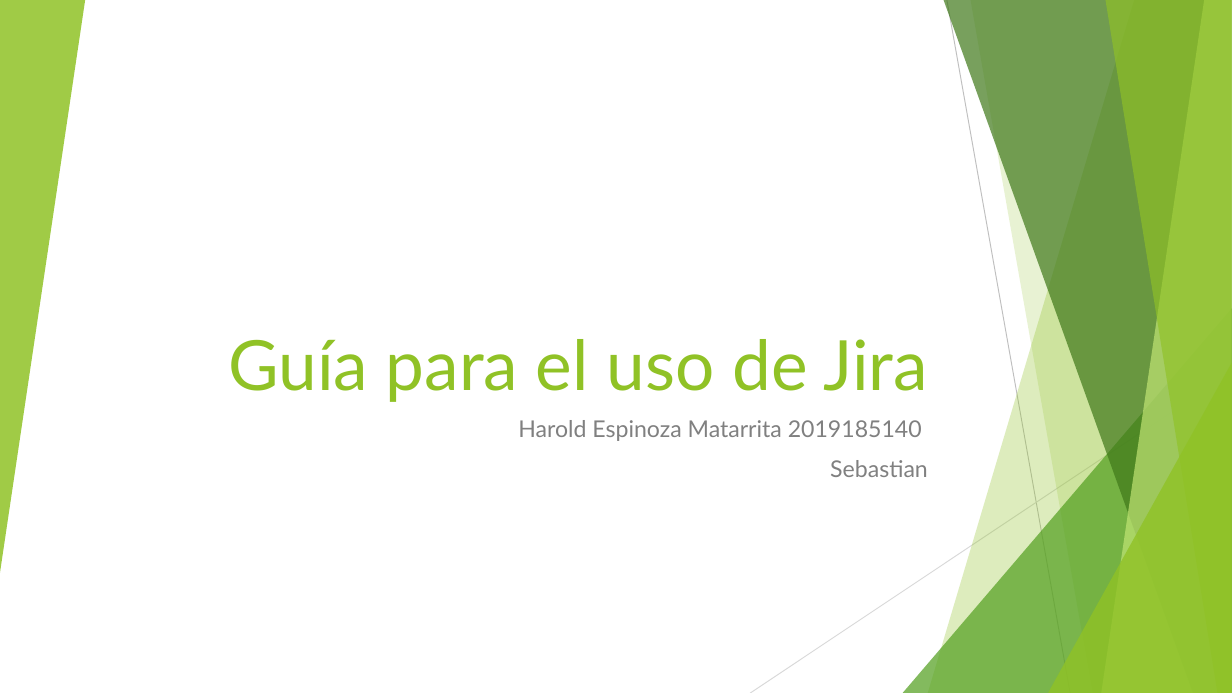
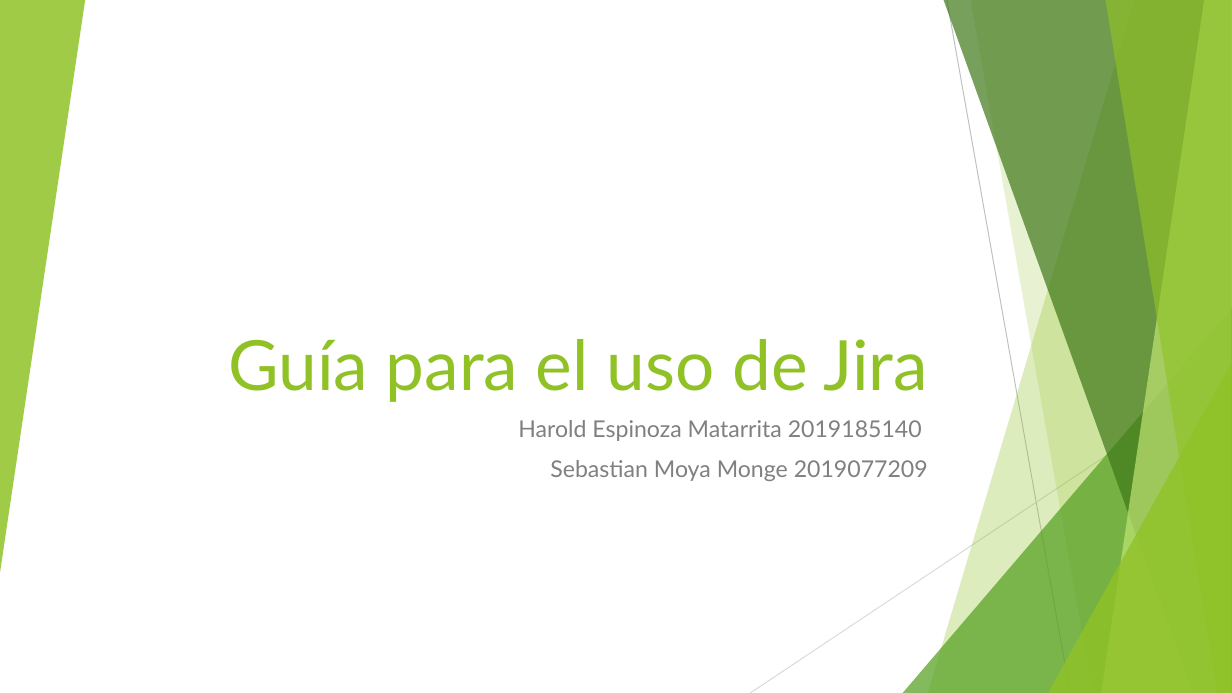
Before and after one commit to sebas0163/Extraclase-II-Datos-II, a slide deck: slide 1 of Guía para el uso de jira.pptx. Drawn at 1232x693 pixels with LibreOffice and Linux fonts; fonts in the diff are those of the drawing. Boxes give left, top, right and bottom in pixels: in the first picture for what was removed or moved away, otherwise in the second. Text is boxed around its words. In the diff, an @@ line names an element or a change of style, - is before the commit and + after.

Commit message:
Act

```diff
--- a/Guía para el uso de jira.pptx
+++ b/Guía para el uso de jira.pptx
@@ subtitle at (550, 460, 928, 481): text changed @@
-Sebastian
+Sebastian Moya Monge 2019077209
```
